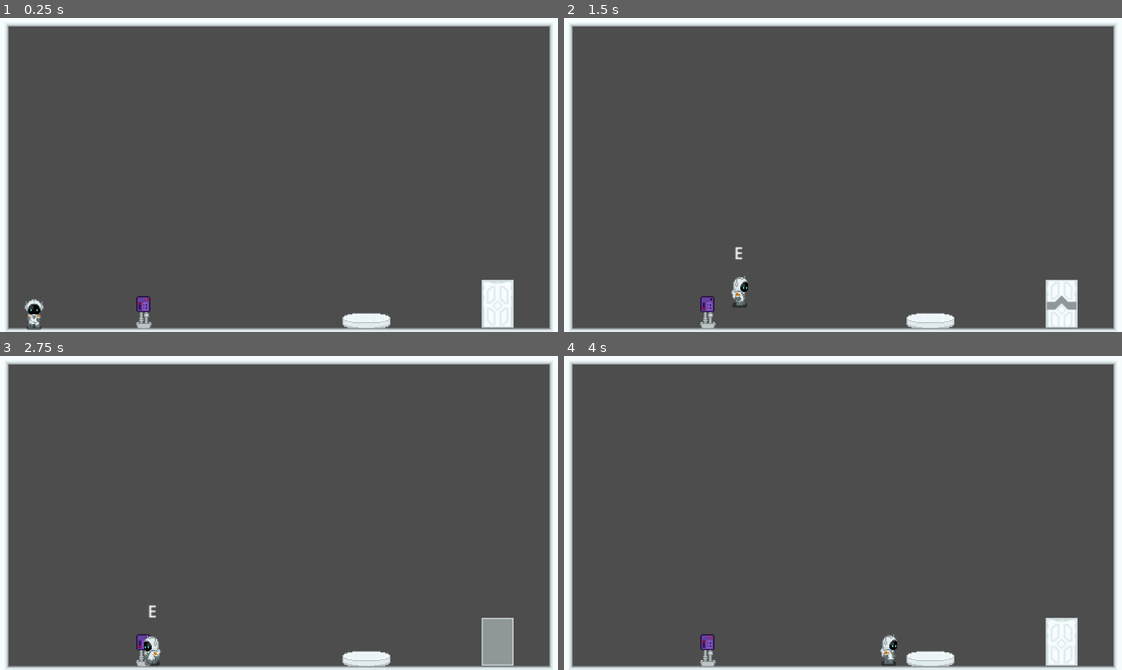
Above: before the commit, frames 1-4 (two rows, left to right).
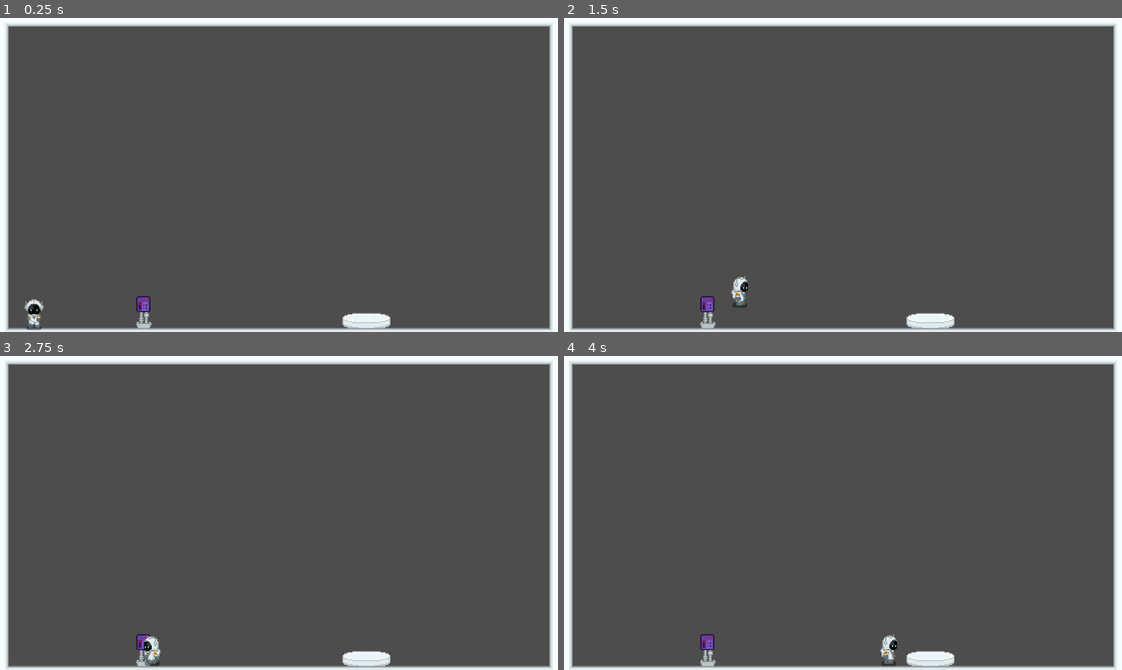
Above: after the commit, the same moments.

Repository: Sinnsai/questpresso
Game: Godot game, scene res://scenes/main.tscn
The game is run twice, just before and just after one commit, with the same random seed, the same clock (stepped at 60 frames per second) and the same inputs.
Inputs:
- Up to frame 1 (0.25 s): no input
- Up to frame 2 (1.5 s): hold E (interact) 0.53-1.28 s; hold D (move_right) from 0.53 s (still down); tap W (jump) at 0.77 s; tap E (interact) at 1.35 s
- Up to frame 3 (2.75 s): tap W (jump) at 1.52 s; release D (move_right) at 2.03 s; hold A (move_left) from 2.03 s (still down); hold E (interact) from 2.03 s (still down)
- Up to frame 4 (4 s): release A (move_left) at 2.78 s; release E (interact) at 2.78 s; hold D (move_right) from 2.78 s (still down); tap E (interact) at 2.85 s; tap W (jump) at 3.02, 3.77 s; hold E (interact) from 3.53 s (still down)

The runs differ from the first frame. In frame 1, 0.9% of the frame differs, in the area x 86-93%, y 83-99%; in frame 2, 0.9%, in the area x 24-93%, y 72-99%; in frame 3, 0.9%; in frame 4, 0.9%.
Error after the commit: Invalid assignment of property or key 'interact' with value of type 'Callable' on a base object of type 'null instance'. (res://scenes/breakbox.gd:10)

Commit message:
better sorting

Diff:
--- a/area_2d.gd
+++ /dev/null
@@ -1,39 +0,0 @@
-extends Area2D
-@onready var sprite_2d: Sprite2D = $Sprite2D
-@onready var interactable: Area2D = $Interactable
-
-var open = false
-
-signal door_open
-signal door_closed
-# Called when the node enters the scene tree for the first time.
-func _ready() -> void:
-	interactable.interact = _on_interact
-
-
-# Called every frame. 'delta' is the elapsed time since the previous frame.
-func _process(delta: float) -> void:
-	pass
-
-func _on_interact():
-	if open:
-		print("next level")
-		#nächstes level laden
-
-func open_door():
-	for n in sprite_2d.hframes +1:
-		sprite_2d.frame = n
-		await get_tree().create_timer(0.075).timeout
-	print("Door opens")
-	open = true
-	door_open.emit()
-
-
-
-func close_door():
-	for n in range(sprite_2d.hframes,-1,-1):
-		sprite_2d.frame = n
-		await get_tree().create_timer(0.075).timeout
-	print("Door closed")
-	open = false
-	door_closed.emit()
--- a/door.tscn
+++ /dev/null
@@ -1,30 +0,0 @@
-[gd_scene format=3 uid="uid://csvnn005yrf7o"]
-
-[ext_resource type="Script" uid="uid://cfh46l7l11q8b" path="res://area_2d.gd" id="1_v6xrn"]
-[ext_resource type="Texture2D" uid="uid://colh3sv1tdt8h" path="res://assets/images/animated/door.png" id="2_0phs7"]
-[ext_resource type="PackedScene" uid="uid://bj8ar2q6cwcl7" path="res://interactable.tscn" id="3_0phs7"]
-
-[sub_resource type="RectangleShape2D" id="RectangleShape2D_mbagn"]
-size = Vector2(32, 48)
-
-[sub_resource type="RectangleShape2D" id="RectangleShape2D_u2cai"]
-size = Vector2(32, 48)
-
-[node name="Door" type="Area2D" unique_id=1002253811]
-script = ExtResource("1_v6xrn")
-metadata/_edit_group_ = true
-
-[node name="Sprite2D" type="Sprite2D" parent="." unique_id=1807924948]
-position = Vector2(-6, 4)
-texture = ExtResource("2_0phs7")
-hframes = 8
-
-[node name="CollisionShape2D" type="CollisionShape2D" parent="." unique_id=1831263782]
-position = Vector2(-6, 4)
-shape = SubResource("RectangleShape2D_mbagn")
-
-[node name="Interactable" parent="." unique_id=580192322 instance=ExtResource("3_0phs7")]
-
-[node name="CollisionShape2D" type="CollisionShape2D" parent="Interactable" unique_id=1624285236]
-position = Vector2(-6, 4)
-shape = SubResource("RectangleShape2D_u2cai")
--- a/interactable.gd
+++ /dev/null
@@ -1,7 +0,0 @@
-extends Area2D
-
-@export var interact_name: String = ""
-@export var is_interactable: bool = true
-
-var interact: Callable = func():
-	pass
--- a/interactable.tscn
+++ /dev/null
@@ -1,8 +0,0 @@
-[gd_scene format=3 uid="uid://bj8ar2q6cwcl7"]
-
-[ext_resource type="Script" uid="uid://c5xlsgobw53wc" path="res://interactable.gd" id="1_wh154"]
-
-[node name="Interactable" type="Area2D" unique_id=580192322]
-collision_layer = 2
-collision_mask = 0
-script = ExtResource("1_wh154")
--- a/interacting_component.gd
+++ /dev/null
@@ -1,41 +0,0 @@
-extends Node2D
-
-
-@onready var interact_label: Label = $InteractLabel
-var current_interactions:= []
-var can_interact := true
-
-
-func _input(event: InputEvent) -> void:
-	if event.is_action_pressed("interact") and can_interact:
-		if current_interactions:
-			can_interact = false
-			interact_label.hide()
-
-			await current_interactions[0].interact.call()
-
-			can_interact = true
-
-
-func _process(_delta: float) -> void:
-	if current_interactions and can_interact:
-		current_interactions.sort_custom(_sort_by_nearest)
-		if current_interactions[0].is_interactable:
-			interact_label.text = current_interactions[0].interact_name
-			interact_label.show()
-	else:
-		interact_label.hide()
-
-
-func _sort_by_nearest(area1, area2):
-	var area1_dist = global_position.distance_to(area1.global_position)
-	var area2_dist = global_position.distance_to(area2.global_position)
-	return area1_dist < area2_dist
-
-
-func _on_interact_range_area_entered(area: Area2D) -> void:
-	current_interactions.push_back(area)
-
-
-func _on_interact_range_area_exited(area: Area2D) -> void:
-	current_interactions.erase(area)
--- a/interacting_component.tscn
+++ /dev/null
@@ -1,36 +0,0 @@
-[gd_scene format=3 uid="uid://ssftv2p8xlwu"]
-
-[ext_resource type="Script" uid="uid://b3ppyplhfi53a" path="res://interacting_component.gd" id="1_0w7yd"]
-
-[sub_resource type="CircleShape2D" id="CircleShape2D_mbagn"]
-radius = 15.811388
-
-[node name="InteractingComponent" type="Node2D" unique_id=1500029177]
-script = ExtResource("1_0w7yd")
-
-[node name="InteractRange" type="Area2D" parent="." unique_id=1266759110]
-collision_layer = 0
-collision_mask = 2
-
-[node name="CollisionShape2D" type="CollisionShape2D" parent="InteractRange" unique_id=643148046]
-shape = SubResource("CircleShape2D_mbagn")
-
-[node name="InteractLabel" type="Label" parent="." unique_id=1585079967]
-z_index = 10
-anchors_preset = 8
-anchor_left = 0.5
-anchor_top = 0.5
-anchor_right = 0.5
-anchor_bottom = 0.5
-offset_left = -20.0
-offset_top = -53.0
-offset_right = 20.0
-offset_bottom = -30.0
-grow_horizontal = 2
-grow_vertical = 2
-text = "E"
-horizontal_alignment = 1
-vertical_alignment = 1
-
-[connection signal="area_entered" from="InteractRange" to="." method="_on_interact_range_area_entered"]
-[connection signal="area_exited" from="InteractRange" to="." method="_on_interact_range_area_exited"]
--- a/scenes/breakbox.tscn
+++ b/scenes/breakbox.tscn
@@ -2,7 +2,7 @@
 
 [ext_resource type="Script" uid="uid://cp888uwvirsft" path="res://scenes/breakbox.gd" id="1_hswp8"]
 [ext_resource type="Texture2D" uid="uid://q8ymm02jd5jv" path="res://assets/images/fuse_boxes/colors/purple.png" id="2_y8v2i"]
-[ext_resource type="PackedScene" uid="uid://bj8ar2q6cwcl7" path="res://interactable.tscn" id="3_fpvas"]
+[ext_resource type="PackedScene" uid="uid://bj8ar2q6cwcl7" path="res://scenes/interactable.tscn" id="3_fpvas"]
 
 [sub_resource type="RectangleShape2D" id="RectangleShape2D_mbagn"]
 size = Vector2(14, 16)
--- a/scenes/level_root.tscn
+++ b/scenes/level_root.tscn
@@ -4,7 +4,7 @@
 [ext_resource type="Script" uid="uid://si1p5mgou2mj" path="res://scenes/level_root.gd" id="1_ssdv0"]
 [ext_resource type="PackedScene" uid="uid://dv304mi3miyvu" path="res://scenes/player.tscn" id="2_ckirh"]
 [ext_resource type="PackedScene" uid="uid://chi3tiwt5gb55" path="res://scenes/breakbox.tscn" id="3_w3gk0"]
-[ext_resource type="PackedScene" uid="uid://csvnn005yrf7o" path="res://door.tscn" id="5_cseeo"]
+[ext_resource type="PackedScene" uid="uid://csvnn005yrf7o" path="res://scenes/door.tscn" id="5_cseeo"]
 
 [sub_resource type="TileSetAtlasSource" id="TileSetAtlasSource_t3vdb"]
 texture = ExtResource("1_6btx5")
--- a/scenes/player.tscn
+++ b/scenes/player.tscn
@@ -2,7 +2,7 @@
 
 [ext_resource type="Texture2D" uid="uid://daam62nmimf2e" path="res://assets/images/player/player.png" id="1_a8voe"]
 [ext_resource type="Script" uid="uid://c6iufkbovltma" path="res://scripts/player.gd" id="1_wauph"]
-[ext_resource type="PackedScene" uid="uid://ssftv2p8xlwu" path="res://interacting_component.tscn" id="3_qhqgy"]
+[ext_resource type="PackedScene" uid="uid://ssftv2p8xlwu" path="res://scenes/interacting_component.tscn" id="3_qhqgy"]
 
 [sub_resource type="AtlasTexture" id="AtlasTexture_2lxdd"]
 atlas = ExtResource("1_a8voe")
Not shown, removed: area_2d.gd.uid
Not shown, removed: interactable.gd.uid
Not shown, removed: interacting_component.gd.uid
